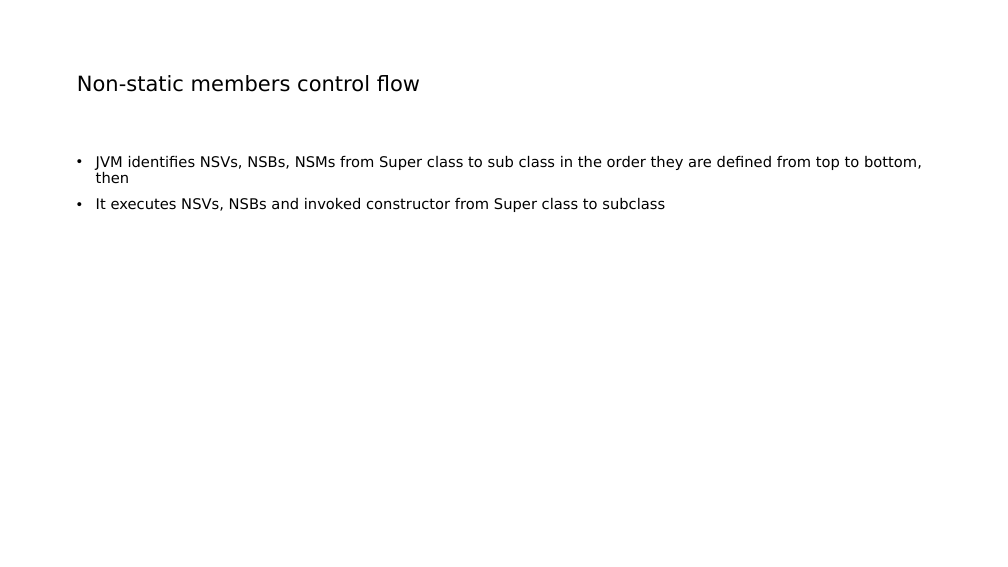
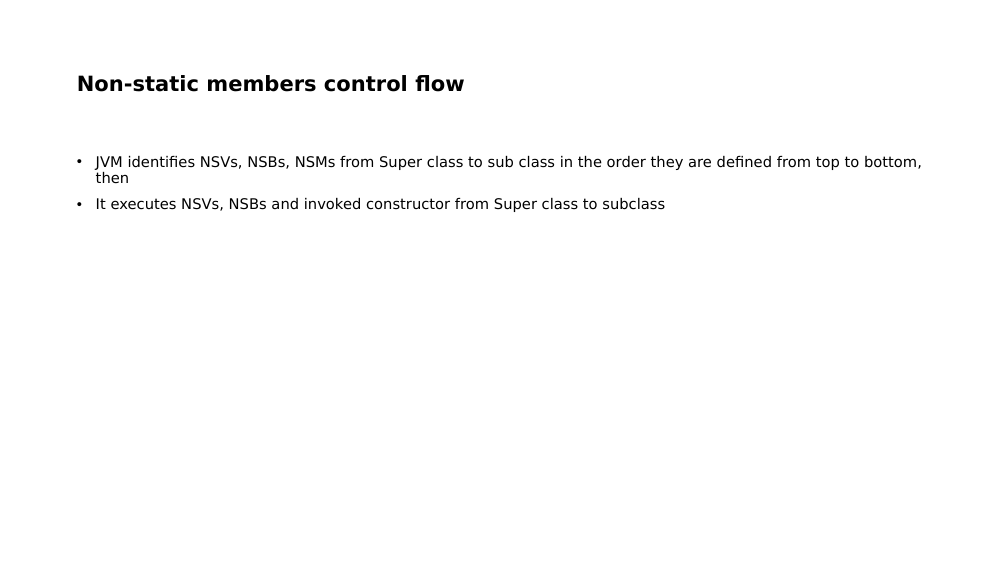
Before and after one commit to indrajeetydv/FSWDT, a slide deck: slide 26 of CoreJavaNotes.pptx. Drawn at 1008x567 pixels with LibreOffice and Linux fonts; fonts in the diff are those of the drawing. Boxes give left, top, right and bottom in pixels: in the first picture for what was removed or moved away, otherwise in the second. Text is boxed around its words. In the diff, an @@ line names an element or a change of style, - is before the commit and + after.

```diff
--- a/CoreJavaNotes.pptx
+++ b/CoreJavaNotes.pptx
@@ title "Non-static members control flow" at <box>77,75,464,92</box>: bold on @@
```
Also in this commit, not shown: 1 other slide changed, 3 slides added.
